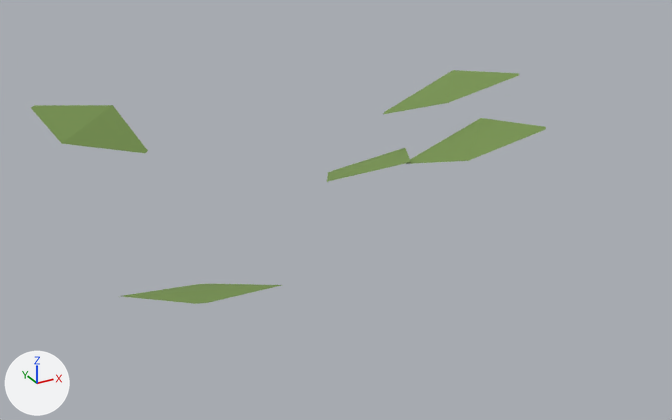
The glTF model environment/forest/assets/floor_lod1.glb: old version first, new version second.
Both versions are drawn from a 50 mm camera at (-0.314, -0.881, 0.463) aimed at (0.095, -0.137, 0.091). Arrows for +X, +Y and +Z are at lower left; the lights stay in place. The first picture is the older version. Vertices at exactly the same position are counted once.

Objects in the first picture: 'Leaves'.
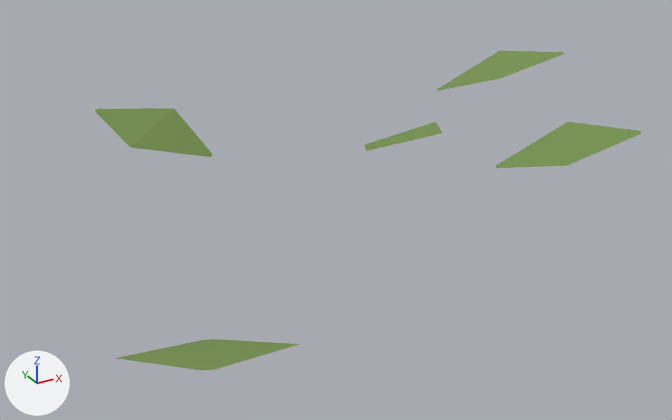
Location of each change, (x1, y1, x2, y2) in pixels of the pictures (672 x 420 px; the box of a moved part takes in the faces that stretch with it):
'Leaves', reshaped (6% wider, 37% taller): before (31, 70, 546, 304); after (95, 51, 641, 371)
part 1 of me_leaves_028, moved or reshaped: before (31, 105, 148, 153); after (95, 108, 213, 157)
part 2 of me_leaves_028, moved or reshaped: before (121, 284, 282, 304); after (117, 339, 299, 371)
part 3 of me_leaves_028, moved or reshaped: before (383, 70, 519, 114); after (437, 51, 564, 91)
part 4 of me_leaves_028, moved or reshaped: before (406, 118, 546, 164); after (496, 122, 641, 168)
part 5 of me_leaves_028, moved or reshaped: before (327, 148, 410, 182); after (364, 122, 443, 151)

Patch to the scene script:
```diff
--- a/environment/forest/assets/floor_lod1.glb.py
+++ b/environment/forest/assets/floor_lod1.glb.py
@@ me_leaves_028 @@
 # used by ob_leaves; location = (0.0, 0.0, 0.0)
-me_leaves_028.from_pydata(...)  # 30 vertices, 20 faces; spans x -0.153..0.334, y -0.3..0.124, z 0.088..0.193
+me_leaves_028.from_pydata(...)  # 30 vertices, 20 faces; spans x -0.181..0.439, y -0.386..0.08, z 0.088..0.193
+# me_leaves_028 part 1: the loose piece of 6 vertices spanning x -0.14..-0.038, y 0.023..0.124, z 0.121..0.164 is moved by (0.056, -0.044, 0.0)
+# me_leaves_028 part 2: the loose piece of 6 vertices spanning x -0.153..-0.031, y -0.3..-0.212, z 0.088..0.12 is moved by (-0.028, -0.086, 0.0)
+# me_leaves_028 part 3: the loose piece of 6 vertices spanning x 0.213..0.334, y -0.124..-0.021, z 0.142..0.193 is moved by (0.105, 0.048, 0.0)
+# me_leaves_028 part 4: the loose piece of 6 vertices spanning x 0.17..0.274, y -0.237..-0.14, z 0.129..0.176 is moved by (0.071, -0.053, 0.0)
+# me_leaves_028 part 5: the loose piece of 6 vertices spanning x 0.088..0.209, y -0.157..-0.059, z 0.099..0.134 is moved by (0.078, 0.057, 0.0)
 me_leaves_028.materials.append(mat_forest_leaves_pbr)
```
